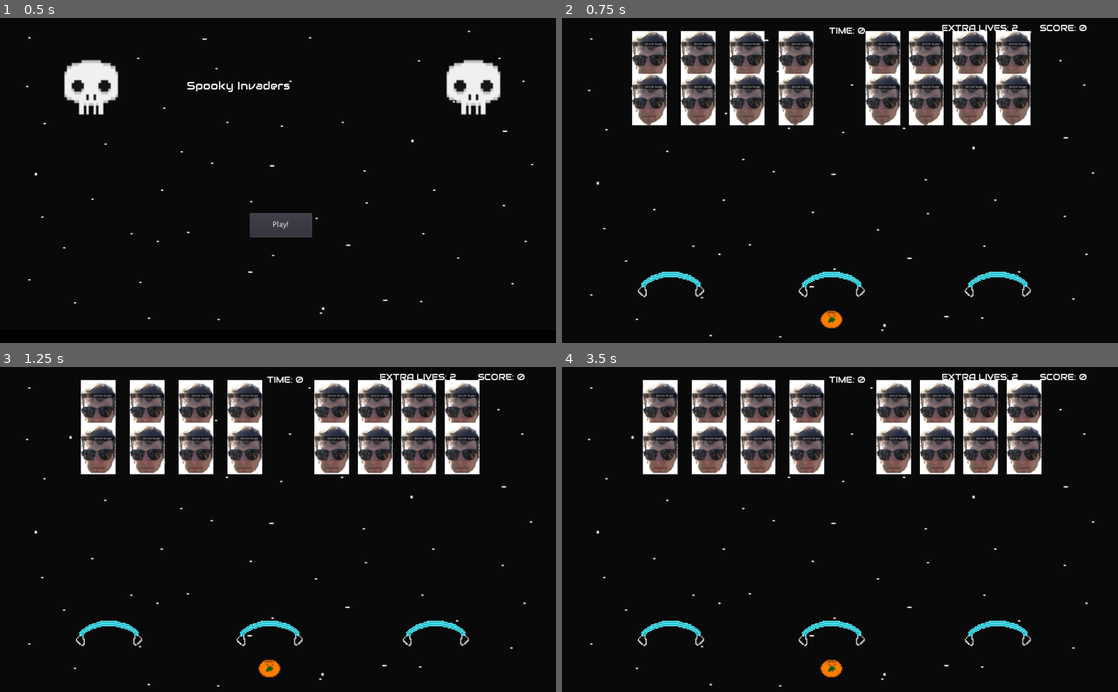
Above: before the commit, frames 1-4 (two rows, left to right).
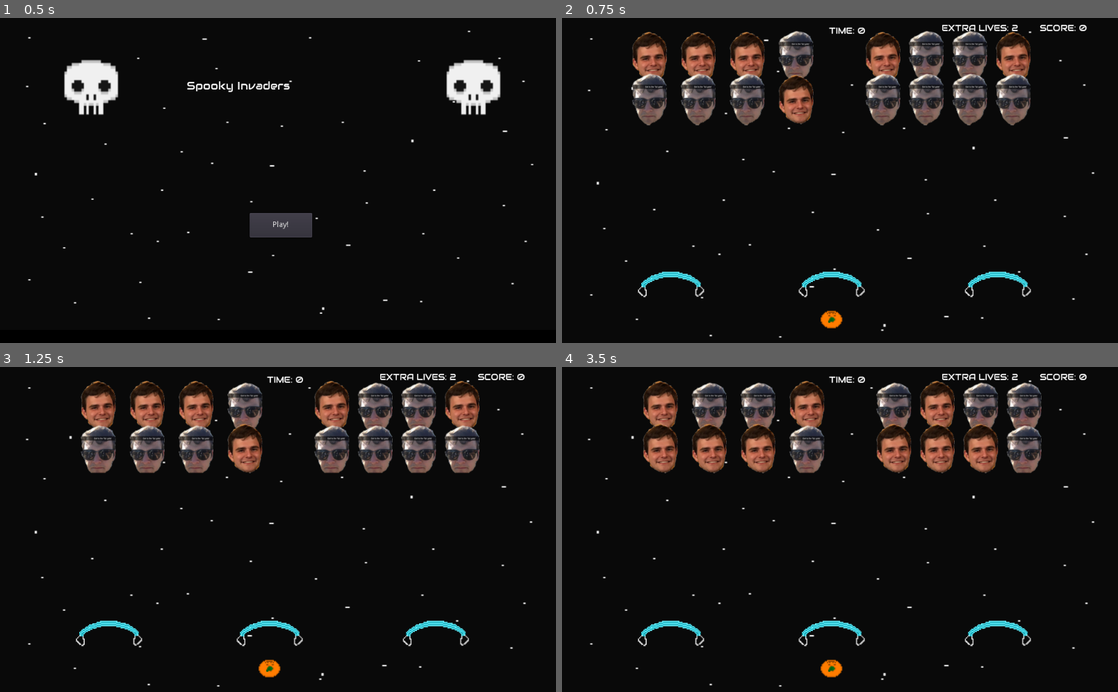
Above: after the commit, the same moments.

Repository: jdibble21/MJ-Spooky-Invaders
Game: Godot game, scene res://src/Menu.tscn
The game is run twice, just before and just after one commit, with the same random seed, the same clock (stepped at 60 frames per second) and the same inputs. Sound files missing from this copy of the repository are replaced by a short silence.
Inputs:
- Up to frame 1 (0.5 s): no input
- Up to frame 2 (0.75 s): click "Play!" at 0.5 s
- Up to frame 3 (1.25 s): no input
- Up to frame 4 (3.5 s): hold Right (move_right) 1.28-2.03 s; tap Space (fire) at 1.35, 2.1 s; hold Escape (back_to_menu) 2.03-2.75 s; click "Play!" at 2.75 s

Frame 1 is identical in both runs. In frame 2, 7.7% of the frame differs, in the area x 12-85%, y 3-34%; in frame 3, 8.0%; in frame 4, 10%, in the area x 14-87%, y 3-34%.

Commit message:
Modify assets, refactor enemy to choose random sprite image

Diff:
--- a/project/src/BonusEnemy.tscn
+++ b/project/src/BonusEnemy.tscn
@@ -1,8 +1,6 @@
-[gd_scene load_steps=16 format=2]
+[gd_scene load_steps=14 format=2]
 
-[ext_resource path="res://assets/character_sprites/skull_powerup_1.png" type="Texture" id=1]
-[ext_resource path="res://assets/character_sprites/skull_powerup_2.png" type="Texture" id=2]
-[ext_resource path="res://assets/character_sprites/skull_powerup_3.png" type="Texture" id=3]
+[ext_resource path="res://assets/shootj/josh_2.png" type="Texture" id=1]
 [ext_resource path="res://src/BonusEnemy.gd" type="Script" id=4]
 [ext_resource path="res://assets/effect_animations/bonus_destroyed_5.png" type="Texture" id=5]
 [ext_resource path="res://assets/effect_animations/bonus_destroyed_1.png" type="Texture" id=6]
@@ -17,7 +15,7 @@
 
 [sub_resource type="SpriteFrames" id=2]
 animations = [ {
-"frames": [ ExtResource( 1 ), ExtResource( 2 ), ExtResource( 3 ) ],
+"frames": [ ExtResource( 1 ) ],
 "loop": true,
 "name": "active",
 "speed": 13.0
@@ -74,5 +72,6 @@
 [node name="DestroyedSound" type="AudioStreamPlayer2D" parent="."]
 stream = ExtResource( 11 )
 volume_db = -3.284
+
 [connection signal="area_entered" from="HitBox" to="." method="_on_HitBox_area_entered"]
 [connection signal="animation_finished" from="AnimationPlayer" to="." method="_on_animation_complete"]
--- a/project/src/Enemy.gd
+++ b/project/src/Enemy.gd
@@ -12,7 +12,8 @@
 onready var _destroyed_sound = $DestroyedSound
 
 func _ready():
-	$AnimatedSprite.play("idle")
+	var random_num = randi()%2+1
+	$AnimatedSprite.play("idle_"+str(random_num))
 
 
 func _physics_process(_delta):
--- a/project/src/Enemy.tscn
+++ b/project/src/Enemy.tscn
@@ -13,21 +13,28 @@
 [ext_resource path="res://assets/effect_animations/enemy_destroyed_3.png" type="Texture" id=11]
 [ext_resource path="res://assets/sound_assets/enemy_hit.ogg" type="AudioStream" id=12]
 [ext_resource path="res://assets/sound_assets/enemy_fire.ogg" type="AudioStream" id=13]
+[ext_resource path="res://assets/shootj/josh_1-1.png" type="Texture" id=14]
+[ext_resource path="res://assets/shootj/josh_1-2.png" type="Texture" id=15]
 
 [sub_resource type="CircleShape2D" id=1]
 radius = 23.747
 
 [sub_resource type="SpriteFrames" id=2]
 animations = [ {
-"frames": [ ExtResource( 1 ), ExtResource( 2 ) ],
+"frames": [ ExtResource( 14 ), ExtResource( 15 ) ],
 "loop": true,
-"name": "idle",
-"speed": 2.0
+"name": "idle_2",
+"speed": 3.0
 }, {
 "frames": [ ExtResource( 4 ), ExtResource( 7 ), ExtResource( 6 ), ExtResource( 11 ), ExtResource( 9 ), ExtResource( 8 ), ExtResource( 10 ), ExtResource( 5 ) ],
 "loop": false,
 "name": "destroyed",
 "speed": 35.0
+}, {
+"frames": [ ExtResource( 1 ), ExtResource( 2 ) ],
+"loop": true,
+"name": "idle_1",
+"speed": 2.0
 } ]
 
 [sub_resource type="CircleShape2D" id=3]
@@ -46,7 +53,7 @@
 
 [node name="AnimatedSprite" type="AnimatedSprite" parent="."]
 frames = SubResource( 2 )
-animation = "destroyed"
+animation = "idle_1"
 
 [node name="HitBox" type="Area2D" parent="." groups=[
 "invader",
Binary file changed: project/assets/shootj/josh_1-1.png
Binary file changed: project/assets/shootj/josh_1-2.png
Binary file removed: project/assets/shootj/josh_2.jpg
Binary file added: project/assets/shootj/josh_2.png
Not shown, added: project/assets/shootj/josh_2.png.import
Binary file changed: project/assets/shootj/josh_3-1.png
Binary file changed: project/assets/shootj/josh_3-2.png
Not shown: 1 places in project/src/Enemy.tscn that only renumber resources
